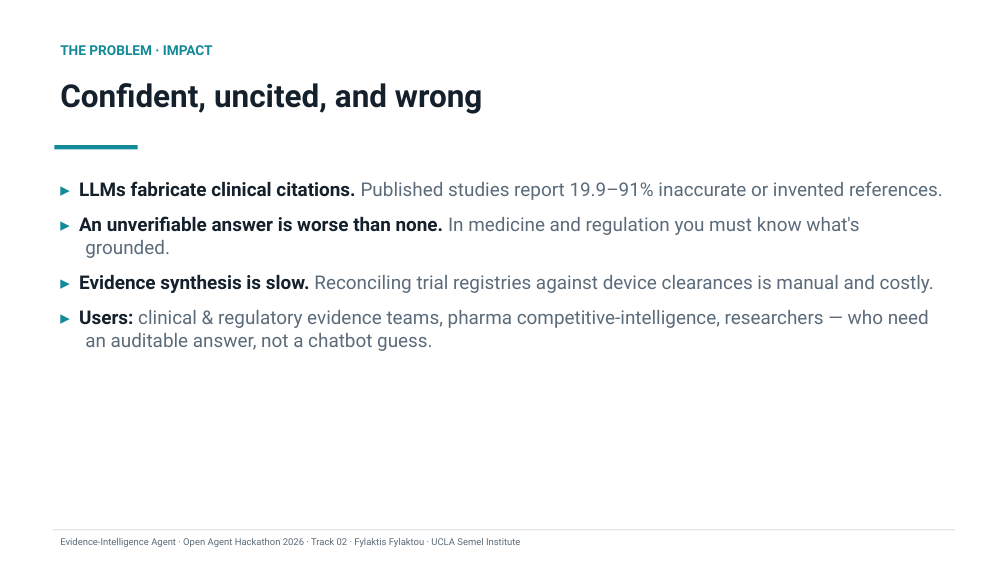
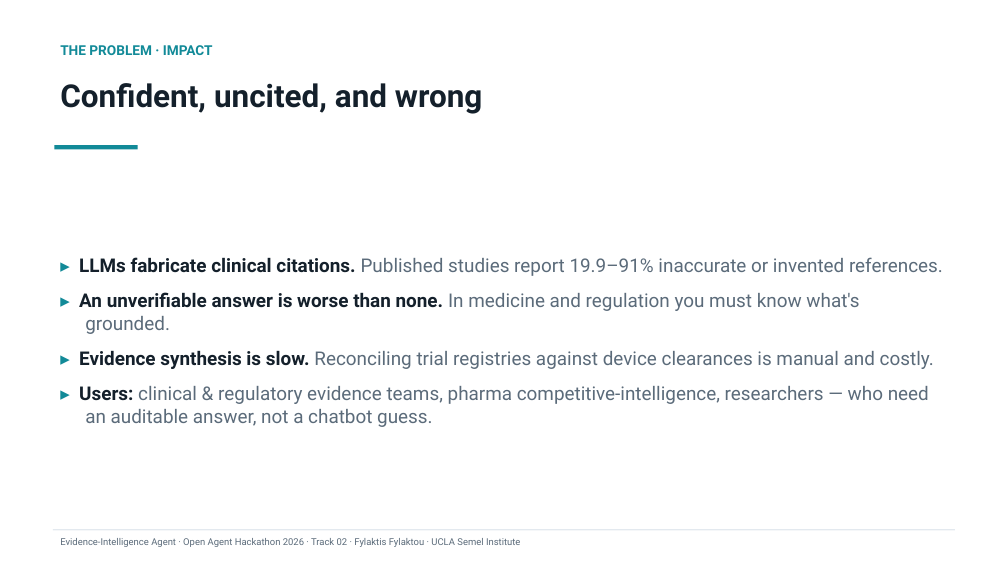
Before and after one commit to ffylaktis/open-agent-hack, a slide deck: slide 2 of deck/Evidence-Intelligence-Agent.pptx. Drawn at 1008x567 pixels with LibreOffice and Linux fonts; fonts in the diff are those of the drawing. Boxes give left, top, right and bottom in pixels: in the first picture for what was removed or moved away, otherwise in the second. Text is boxed around its words. In the diff, an @@ line names an element or a change of style, - is before the commit and + after.

```diff
--- a/deck/Evidence-Intelligence-Agent.pptx
+++ b/deck/Evidence-Intelligence-Agent.pptx
@@ text "▸ LLMs fabricate clinical citations. ...": place and size @@
-text "▸ LLMs fabricate clinical citations. ..." at [79,181,943,351]
+text "▸ LLMs fabricate clinical citations. ..." at [79,257,943,427]
@@ text "▸ LLMs fabricate clinical citations. ..." at [79,257,943,427]: vertical alignment top to middle @@
```
Also in this commit, not shown: 4 other slides changed, 1 other file.
